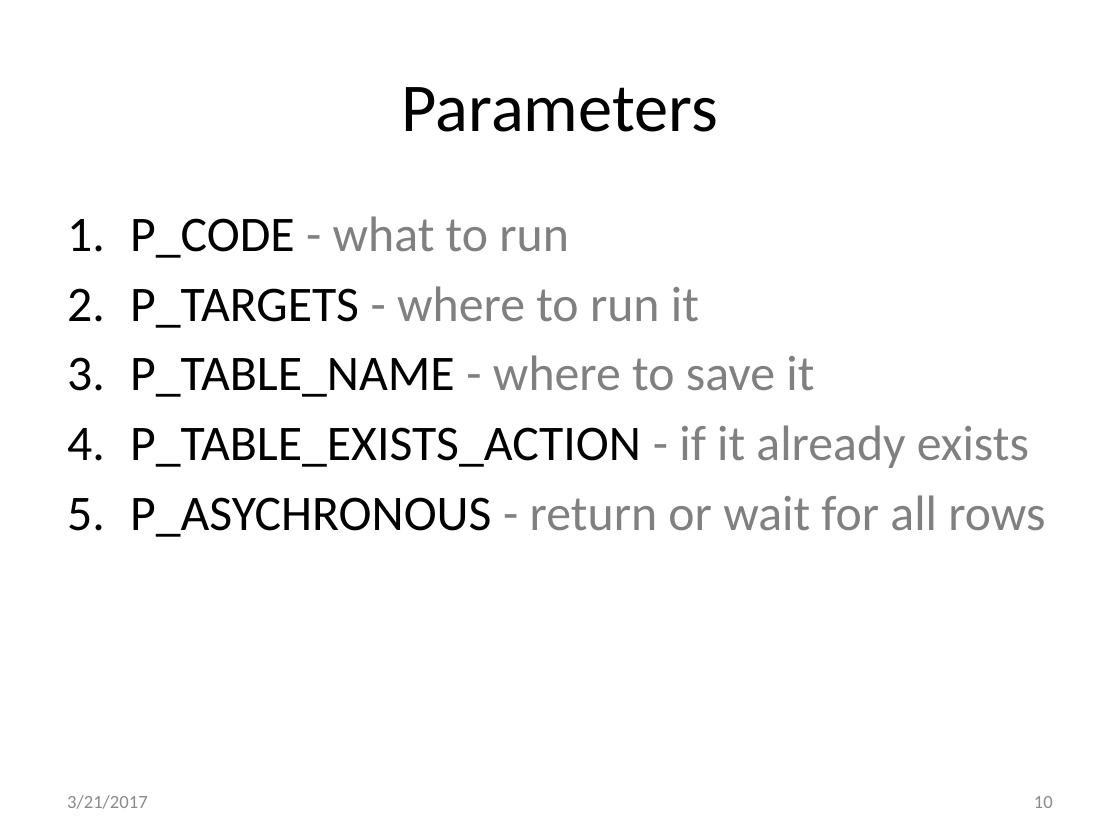
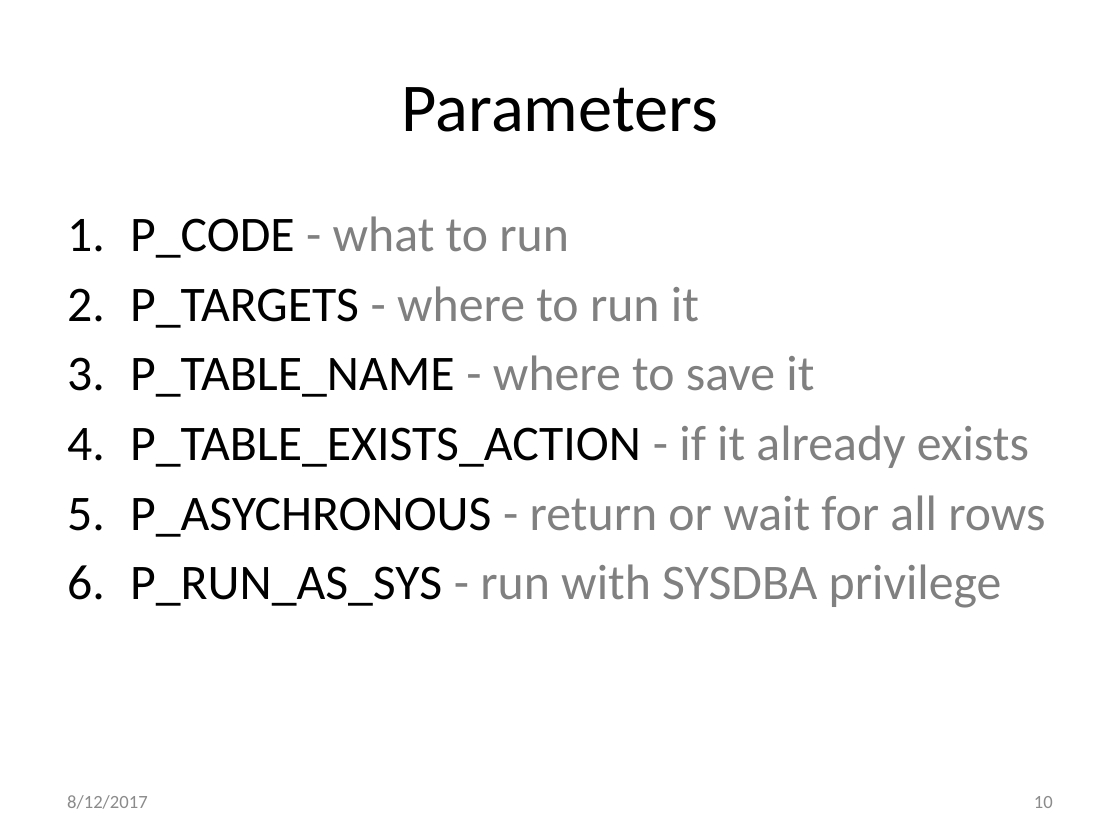
Before and after one commit to method5/method5.github.io, a slide deck: slide 10 of presentations/Method5.pptx. Drawn at 1120x840 pixels with LibreOffice and Linux fonts; fonts in the diff are those of the drawing; background and template pictures are left out. Boxes give left, top, right and bottom in pixels: in the first picture for what was removed or moved away, otherwise in the second. Text is boxed around its words. In the diff, an @@ line names an element or a change of style, - is before the commit and + after.

Commit message:
Minor changes
1. Removed "parallel" from subtitle.  It's an important feature but it distracts from the main concept of remote execution.
2. Added P_RUN_AS_SYS parameter.

```diff
--- a/presentations/Method5.pptx
+++ b/presentations/Method5.pptx
@@ text at (130, 564, 1002, 608): paragraph added @@
+6. P_RUN_AS_SYS - run with SYSDBA privilege
@@ text at (67, 795, 148, 809): text changed @@
-3/21/2017
+8/12/2017
```
Also in this commit, not shown: 15 other slides changed.
